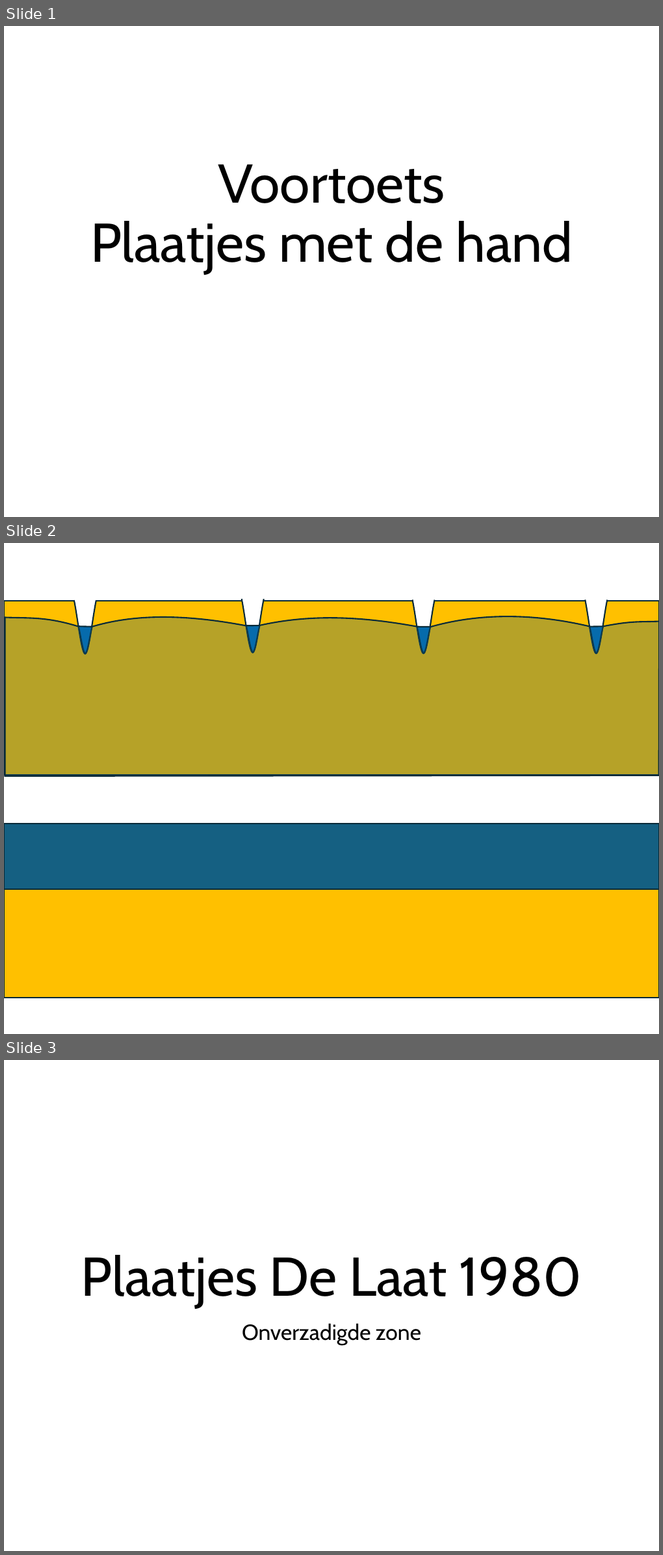
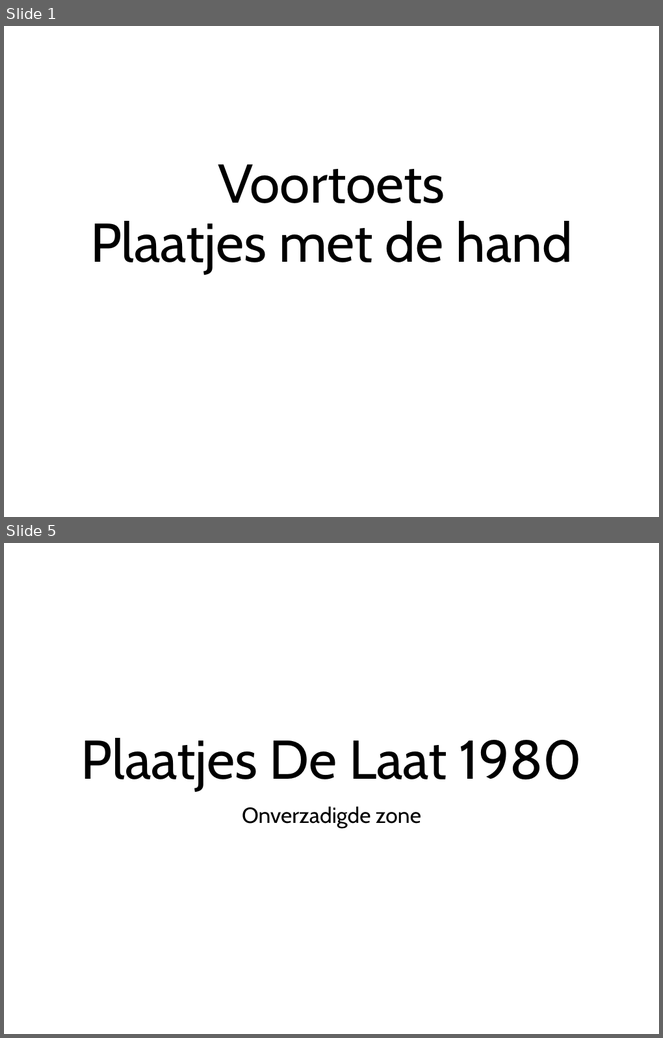
Before and after one commit to Olsthoorn/Voortoets, a slide deck: images/VoortoetsPlaatjes.pptx. Shown one above the other, each under a label of ours: slides 1, 2 and 3 before the commit, slides 1 and 5 after it; the slides between them are not shown. The pictures are 663x1555 and 663x1038 pixels, drawn with LibreOffice and Linux fonts; fonts in the diff are those of the drawing. Boxes give left, top, right and bottom in pixels: in the first picture for what was removed or moved away, otherwise in the second. Text is boxed around its words. In the diff, an @@ line names an element or a change of style, - is before the commit and + after.

```diff
--- a/images/VoortoetsPlaatjes.pptx
+++ b/images/VoortoetsPlaatjes.pptx
@@ slide 2 removed at (4, 543, 659, 1034), background #FFFFFF @@
@@ rectangle removed at (4, 601, 659, 775) @@
@@ freeform shape removed at (74, 600, 96, 653) @@
@@ freeform shape removed at (242, 599, 264, 652) @@
@@ freeform shape removed at (413, 600, 435, 653) @@
@@ freeform shape removed at (585, 600, 607, 653) @@
@@ freeform shape removed at (5, 616, 659, 776) @@
@@ freeform shape removed at (79, 627, 92, 653) @@
@@ freeform shape removed at (246, 626, 260, 652) @@
@@ freeform shape removed at (417, 626, 430, 653) @@
@@ freeform shape removed at (590, 626, 603, 653) @@
@@ rectangle removed at (4, 824, 659, 889) @@
@@ rectangle removed at (4, 889, 659, 999) @@
@@ what was slide 3 is now slide 5 @@
```
Also in this commit, not shown: 3 slides added, 37 other files.
